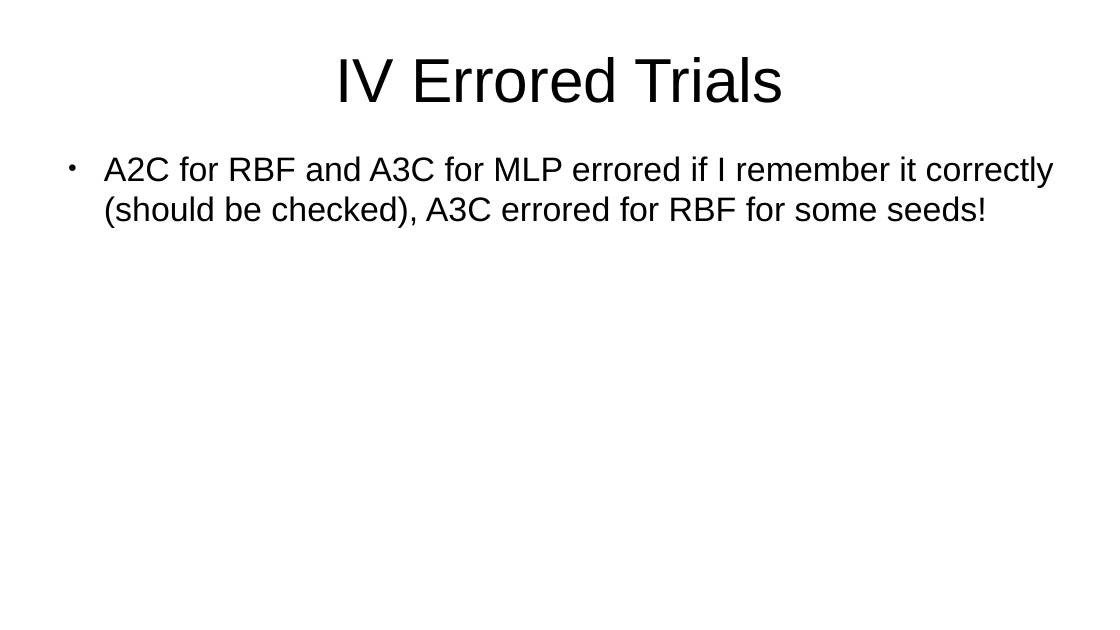
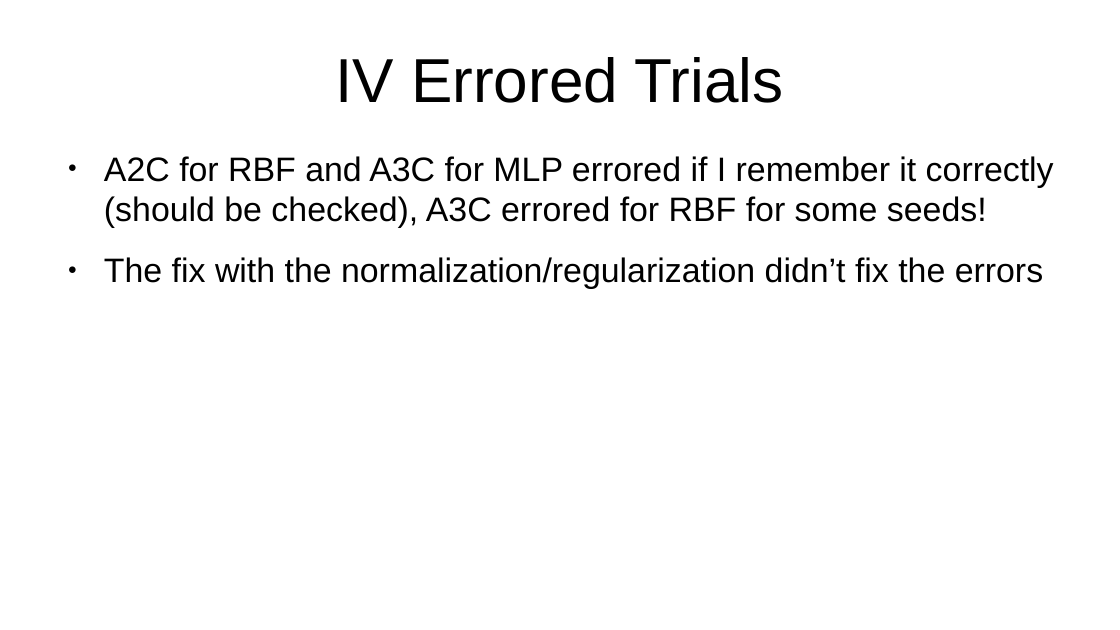
Before and after one commit to sgillen/seagul, a slide deck: slide 8 of seagul/rllib/rllib_with_rbf/Temporary_Results.odp. Drawn at 1120x630 pixels with LibreOffice and Linux fonts; fonts in the diff are those of the drawing. Boxes give left, top, right and bottom in pixels: in the first picture for what was removed or moved away, otherwise in the second. Text is boxed around its words. In the diff, an @@ line names an element or a change of style, - is before the commit and + after.

```diff
--- a/seagul/rllib/rllib_with_rbf/Temporary_Results.odp
+++ b/seagul/rllib/rllib_with_rbf/Temporary_Results.odp
@@ text at box(104, 257, 1043, 289): paragraph added @@
+● The fix with the normalization/regularization didn’t fix the errors
```
Also in this commit, not shown: 1 slide added, 13 other files.
